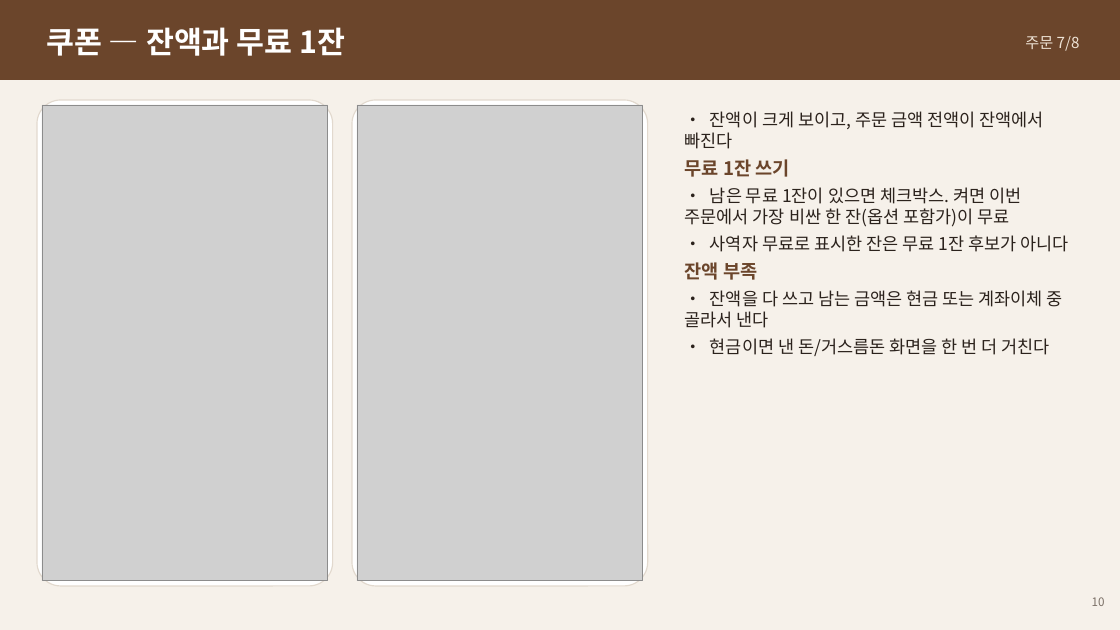
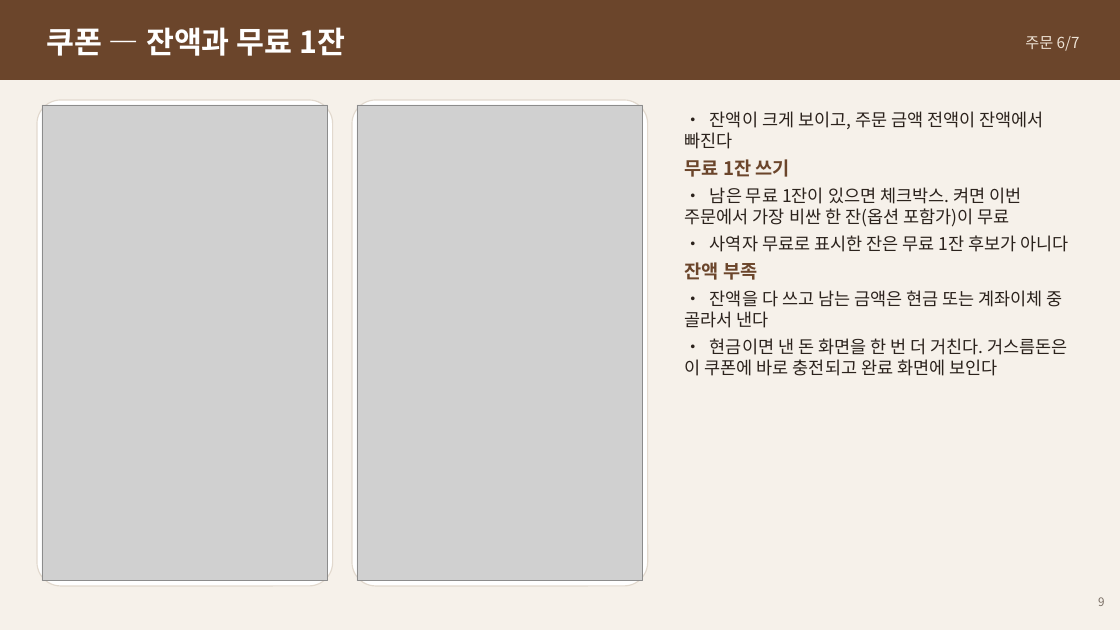
Before and after one commit to Danjjinbibbang/shine_kiosk, a slide deck: slide 9 of docs/manual/열린카페-사용자매뉴얼.pptx (slide 10 before the commit). Drawn at 1120x630 pixels with LibreOffice and Linux fonts; fonts in the diff are those of the drawing; grey boxes stand for pictures. Boxes give left, top, right and bottom in pixels: in the first picture for what was removed or moved away, otherwise in the second. Text is boxed around its words. In the diff, an @@ line names an element or a change of style, - is before the commit and + after.

```diff
--- a/docs/manual/열린카페-사용자매뉴얼.pptx
+++ b/docs/manual/열린카페-사용자매뉴얼.pptx
@@ text at [1025, 36, 1080, 51]: text changed @@
-주문 7/8
+주문 6/7
@@ text at [685, 338, 1068, 376]: text changed @@
-• 현금이면 낸 돈/거스름돈 화면을 한 번 더 거친다
+• 현금이면 낸 돈 화면을 한 번 더 거친다. 거스름돈은 이 쿠폰에 바로 충전되고 완료 화면에 보인다
@@ text at [1098, 597, 1104, 606]: text changed @@
-10
+9
```
Also in this commit, not shown: 17 other slides changed, 1 slide added, 1 slide removed, 43 other files.
